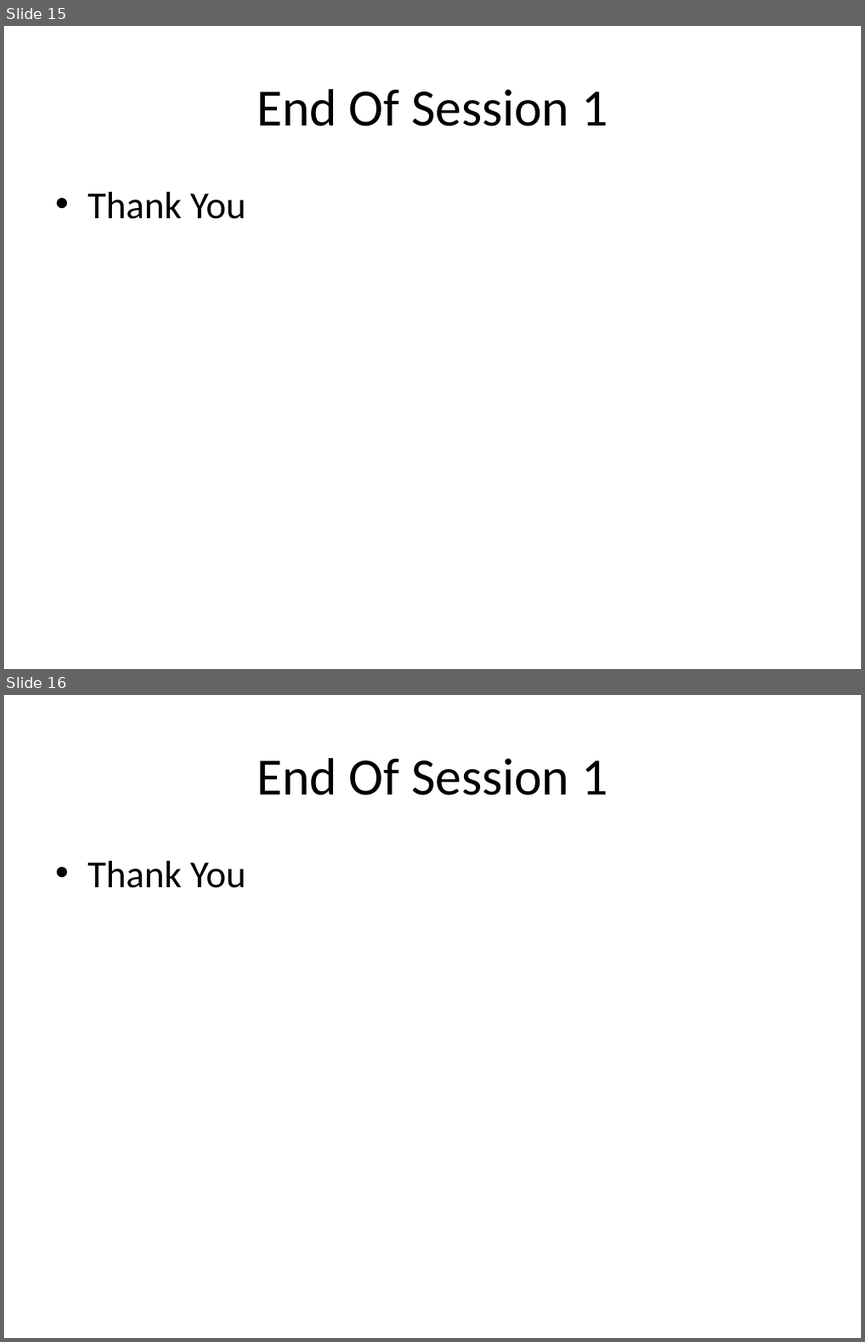
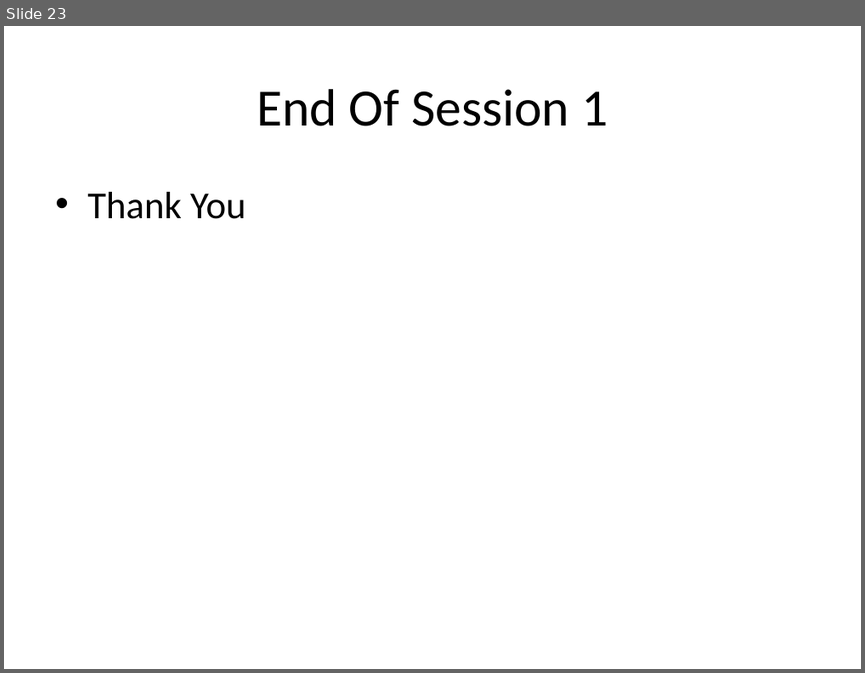
Before and after one commit to Venkivalient/JavaCourse, a slide deck: Java Course.pptx. Shown one above the other, each under a label of ours: slides 15 and 16 before the commit, slide 23 after it. The pictures are 865x1342 and 865x673 pixels, drawn with LibreOffice and Linux fonts; fonts in the diff are those of the drawing. Boxes give left, top, right and bottom in pixels: in the first picture for what was removed or moved away, otherwise in the second. Text is boxed around its words. In the diff, an @@ line names an element or a change of style, - is before the commit and + after.

```diff
--- a/Java Course.pptx
+++ b/Java Course.pptx
@@ slide 16 removed at (x1=4, y1=695, x2=861, y2=1338), background #FFFFFF @@
@@ title removed at (x1=256, y1=758, x2=608, y2=795) @@
-End Of Session 1
@@ text removed at (x1=87, y1=861, x2=246, y2=888) @@
-• Thank You
@@ what was slide 15 is now slide 23 @@
```
Also in this commit, not shown: 9 slides added, 2 other slides removed.
